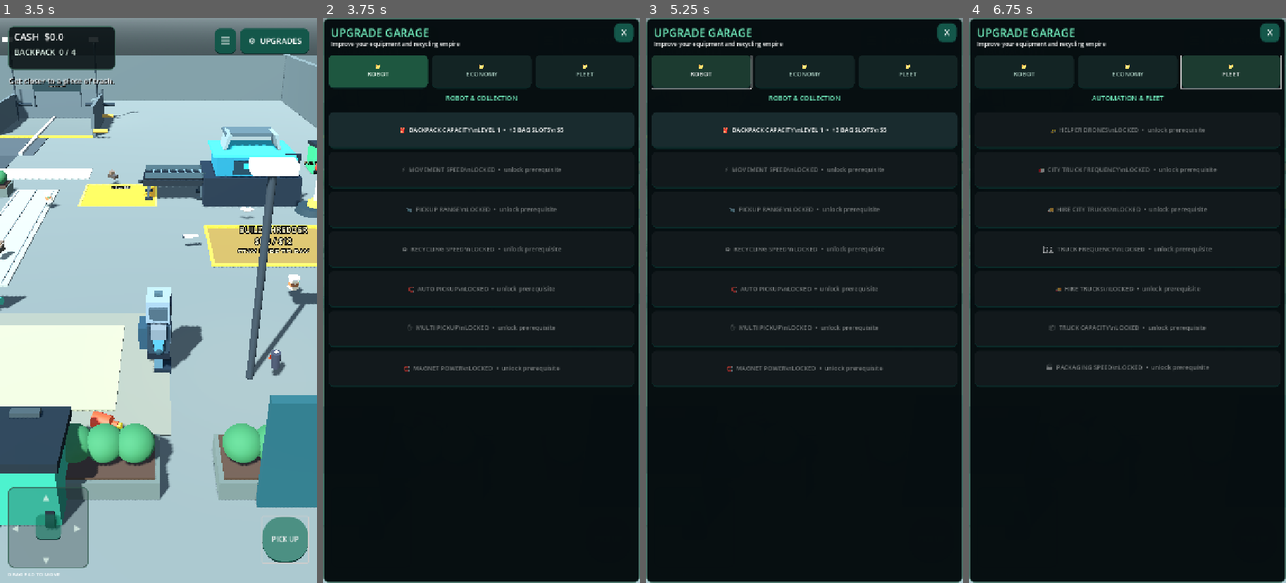
Above: before the commit, frames 1-4 (left to right).
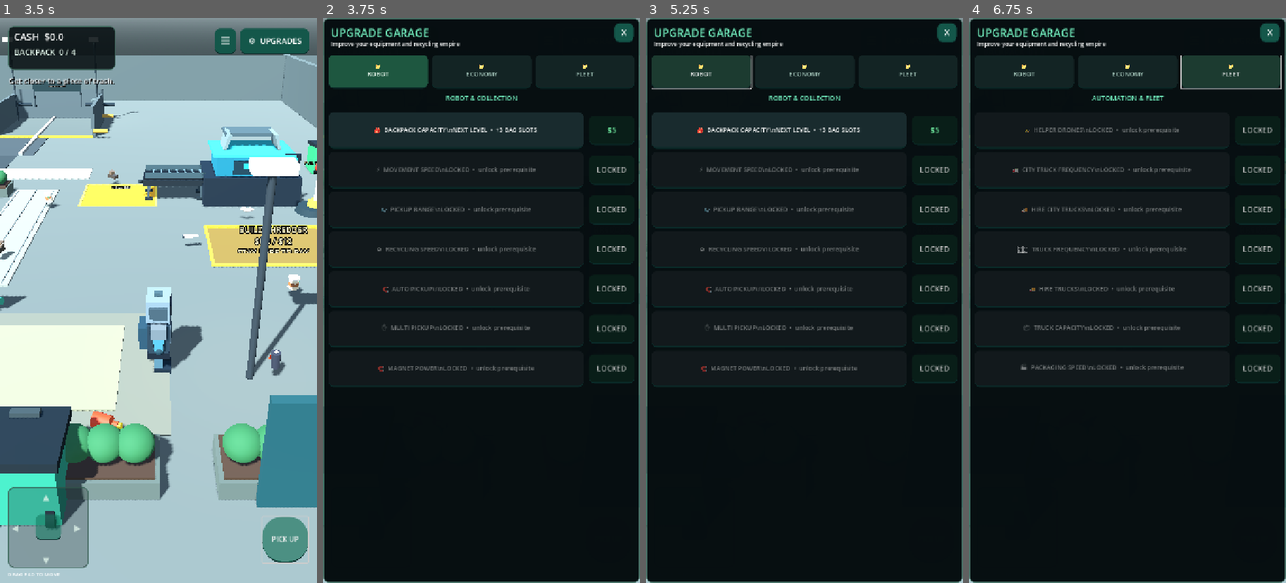
Above: after the commit, the same moments.

Repository: zekainstabot/trash-empire
Game: Godot game, scene res://Scenes/Main.tscn
The game is run twice, just before and just after one commit, with the same random seed, the same clock (stepped at 60 frames per second) and the same inputs.
Inputs (mouse positions are in pixels of both pictures, inside the frame that each line leads up to):
- Up to frame 1 (3.5 s): click "▶ PLAY" at 0.5 s; move the mouse to (228, 272) at 1.27 s; hold D (move_right) 1.28-2 s; click (228, 272) at 1.42 s; drag from (95, 328) to (142, 413) at 2.02 s; click "PICK UP" at 2.75 s
- Up to frame 2 (3.75 s): click "⚙ UPGRADES" at 3.5 s
- Up to frame 3 (5.25 s): click "☰" at 4.25 s; click "📁 ROBOT" at 5 s
- Up to frame 4 (6.75 s): click "📁 ECONOMY" at 5.75 s; click "📁 FLEET" at 6.5 s

Frame 1 is identical in both runs. In frame 2, 2.7% of the frame differs, in the area x 16-99%, y 16-66%; in frame 3, 2.7%; in frame 4, 2.4%.

Commit message:
Show upgrade prices in a separate highlighted price panel

Diff:
--- a/Scripts/main.gd
+++ b/Scripts/main.gd
@@ -1306,9 +1306,16 @@
 		category_bodies.append(category_body)
 
 		for branch in category.branches:
+			var upgrade_row := HBoxContainer.new()
+			upgrade_row.custom_minimum_size = Vector2(0, 82)
+			upgrade_row.size_flags_horizontal = Control.SIZE_EXPAND_FILL
+			upgrade_row.add_theme_constant_override("separation", 12)
+			category_body.add_child(upgrade_row)
+
 			var row := Button.new()
 			row.custom_minimum_size = Vector2(0, 82)
 			row.size_flags_horizontal = Control.SIZE_EXPAND_FILL
+			row.size_flags_stretch_ratio = 1.0
 			row.add_theme_font_size_override("font_size", 14)
 			row.add_theme_color_override("font_color", Color.WHITE)
 			row.add_theme_stylebox_override("normal", _button_style(Color(0.10, 0.17, 0.18)))
@@ -1316,8 +1323,21 @@
 			row.add_theme_stylebox_override("pressed", _button_style(Color(0.07, 0.12, 0.13)))
 			row.add_theme_stylebox_override("disabled", _button_style(Color(0.07, 0.10, 0.11)))
 			row.pressed.connect(_purchase_upgrade_branch.bind(String(branch)))
-			category_body.add_child(row)
-			skill_node_data.append({"button": row, "branch": String(branch), "title": String(titles[branch])})
+			upgrade_row.add_child(row)
+
+			var price_panel := PanelContainer.new()
+			price_panel.custom_minimum_size = Vector2(104, 66)
+			price_panel.size_flags_vertical = Control.SIZE_SHRINK_CENTER
+			price_panel.add_theme_stylebox_override("panel", _button_style(Color(0.035, 0.12, 0.095)))
+			upgrade_row.add_child(price_panel)
+			var price_label := Label.new()
+			price_label.text = "—"
+			price_label.horizontal_alignment = HORIZONTAL_ALIGNMENT_CENTER
+			price_label.vertical_alignment = VERTICAL_ALIGNMENT_CENTER
+			price_label.add_theme_font_size_override("font_size", 17)
+			price_label.add_theme_color_override("font_color", Color(0.48, 1.0, 0.68))
+			price_panel.add_child(price_label)
+			skill_node_data.append({"button": row, "price_label": price_label, "branch": String(branch), "title": String(titles[branch])})
 
 		folder.pressed.connect(_select_upgrade_category.bind(category_index, category_bodies, folder_buttons, category_titles, detail_title))
 
@@ -1526,20 +1546,29 @@
 		var current := _skill_level(branch)
 		var unlocked := _skill_branch_unlocked(branch)
 		var button := node.button as Button
+		var price_label := node.price_label as Label
 		var icon := _skill_icon(branch)
-		if branch == "capacity":
-			button.text = "%s  %s\\nLEVEL %d  •  +3 BAG SLOTS\\n$%.0f" % [icon,node.title,current+1,_upgrade_cost(5.0,upgrade_level)]
-			button.disabled = not unlocked
-			continue
-		if current >= 3:
-			button.text = "%s  %s\\nMAX LEVEL  •  LV 3" % [icon,node.title]
+		if current >= 3 and branch != "capacity":
+			button.text = "%s  %s\\nMAX LEVEL  •  LV 3" % [icon, node.title]
 			button.disabled = true
+			price_label.text = "MAX"
+			price_label.add_theme_color_override("font_color", Color(0.65, 0.82, 0.72))
 		elif not unlocked:
-			button.text = "%s  %s\\nLOCKED  •  unlock prerequisite" % [icon,node.title]
+			button.text = "%s  %s\\nLOCKED  •  unlock prerequisite" % [icon, node.title]
 			button.disabled = true
+			price_label.text = "LOCKED"
+			price_label.add_theme_color_override("font_color", Color(0.72, 0.72, 0.72))
 		else:
-			var price := _upgrade_cost(float(base_costs.get(branch,4.0)),current+1)
-			button.text = "%s  %s\\nLEVEL %d  →  %d\\n$%.0f" % [icon,node.title,current,current+1,price]
+			var price := _upgrade_cost(float(base_costs.get(branch, 4.0)), current + 1)
+			var next_level := current + 1
+			if branch == "capacity":
+				next_level = upgrade_level
+				price = _upgrade_cost(5.0, upgrade_level)
+				button.text = "%s  %s\\nNEXT LEVEL  •  +3 BAG SLOTS" % [icon, node.title]
+			else:
+				button.text = "%s  %s\\nLEVEL %d  →  %d" % [icon, node.title, current, next_level]
+			price_label.text = "$%.0f" % price
+			price_label.add_theme_color_override("font_color", Color(0.48, 1.0, 0.68))
 			button.disabled = false
 
 func _skill_key_owned(key: String) -> bool:
